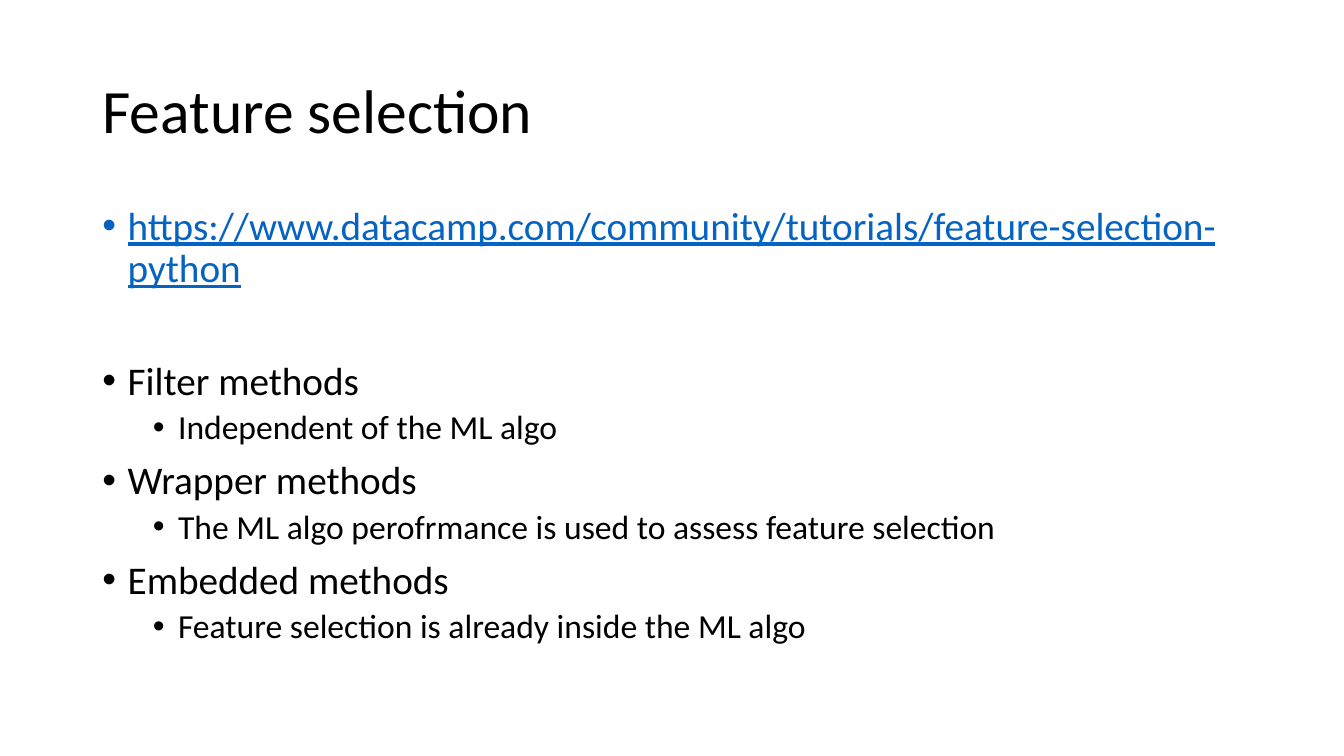
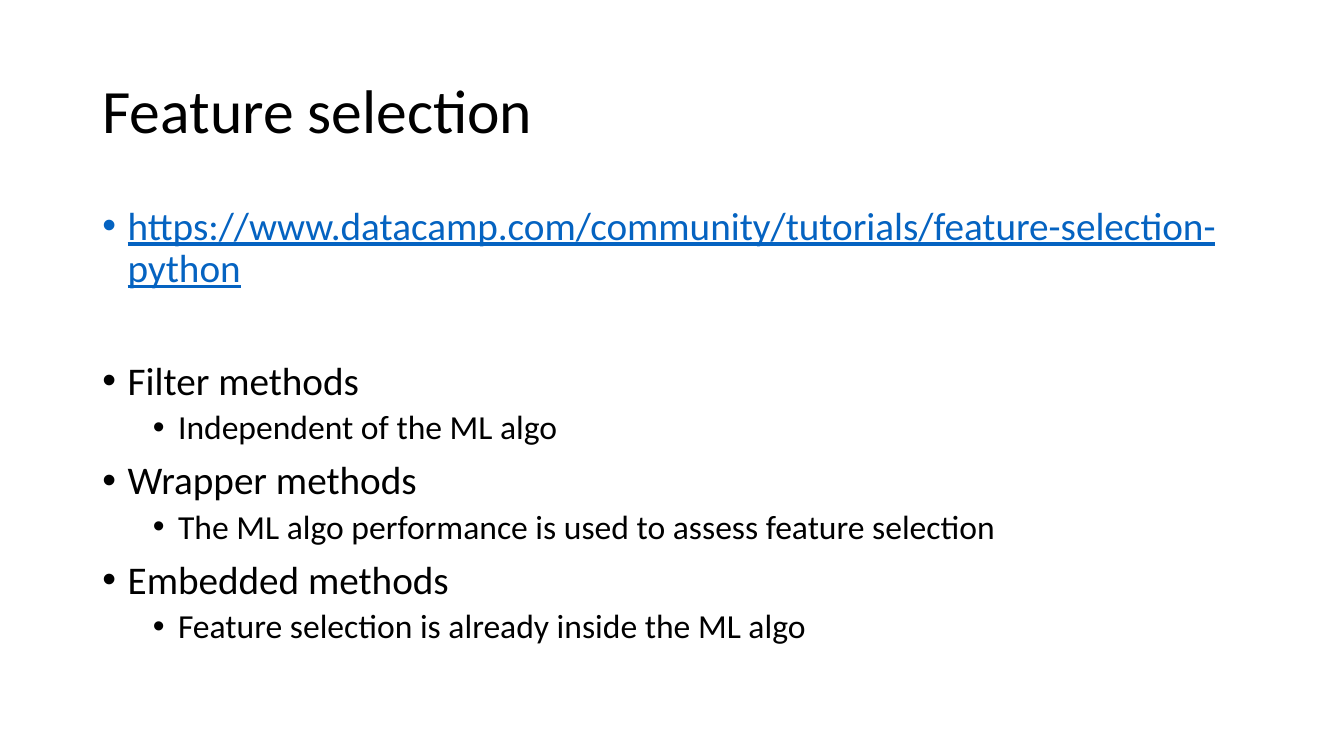
Before and after one commit to FranzGH/IoT_ML, a slide deck: slide 44 of Sklearn-UG.pptx. Drawn at 1344x756 pixels with LibreOffice and Linux fonts; fonts in the diff are those of the drawing. Boxes give left, top, right and bottom in pixels: in the first picture for what was removed or moved away, otherwise in the second. Text is boxed around its words. In the diff, an @@ line names an element or a change of style, - is before the commit and + after.

```diff
--- a/Sklearn-UG.pptx
+++ b/Sklearn-UG.pptx
@@ text at <box>178,515,995,545</box>: text changed @@
-  • The ML algo perofrmance is used to assess feature selection
+  • The ML algo performance is used to assess feature selection
```
Also in this commit, not shown: 2 other slides changed, 3 other files.
